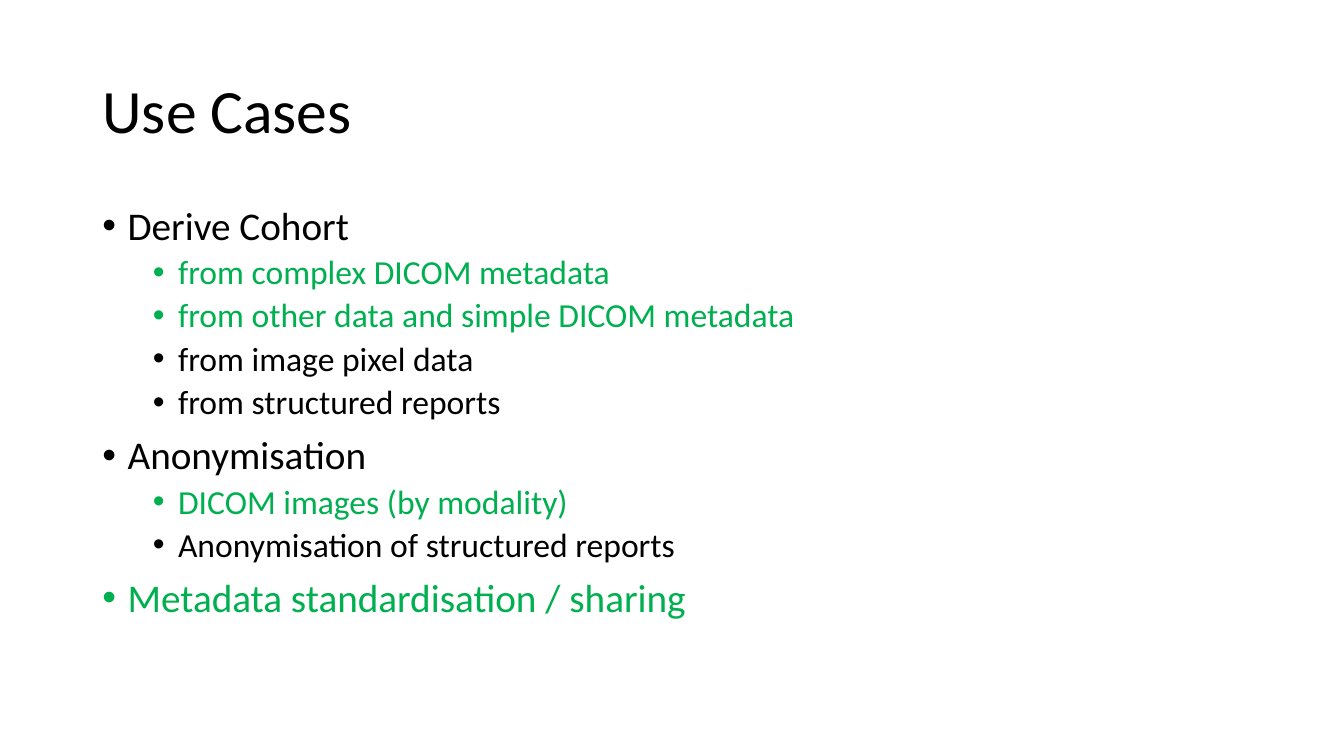
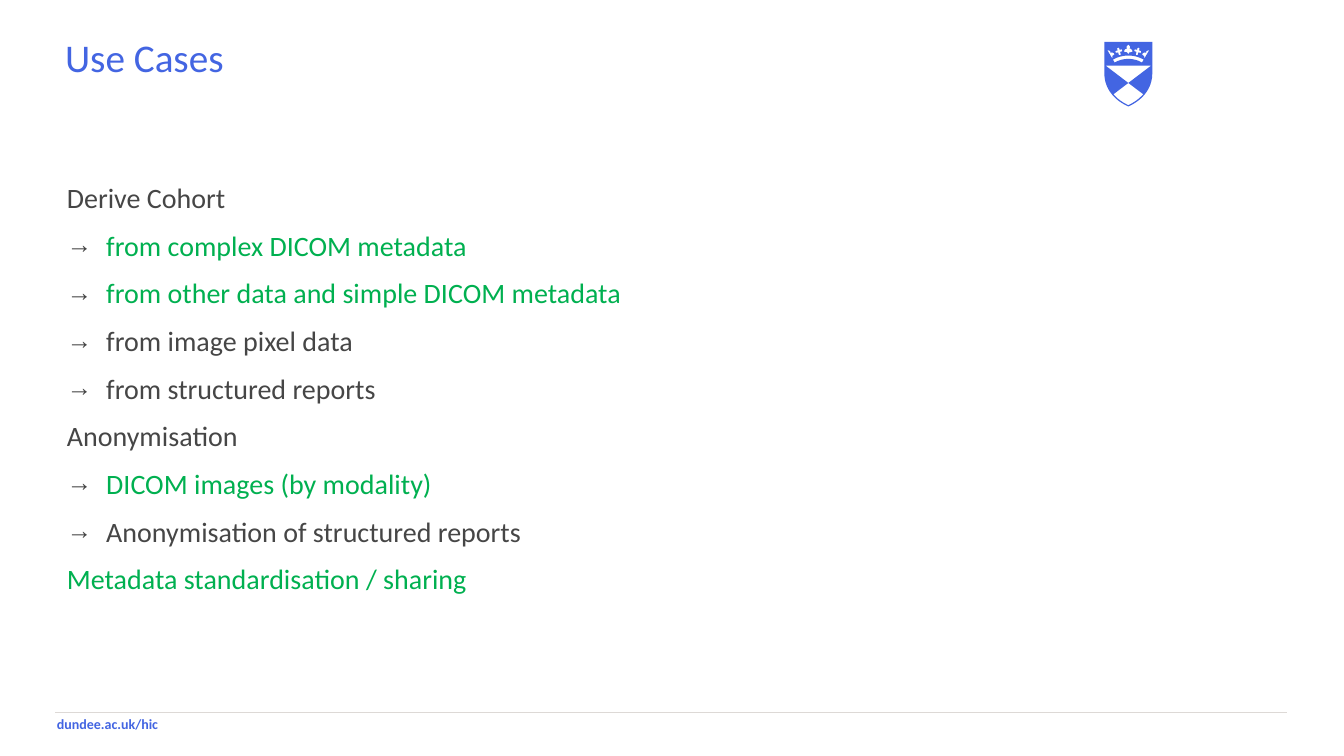
Before and after one commit to SMI/RdmpDicom, a slide deck: slide 6 of Documentation/RdmpDicomPresentation.pptx. Drawn at 1344x756 pixels with LibreOffice and Linux fonts; fonts in the diff are those of the drawing; background and template pictures are left out. Boxes give left, top, right and bottom in pixels: in the first picture for what was removed or moved away, otherwise in the second. Text is boxed around its words. In the diff, an @@ line names an element or a change of style, - is before the commit and + after.

Commit message:
HDR-317 Changed to HIC theme and added class diagrams / future goals

```diff
--- a/Documentation/RdmpDicomPresentation.pptx
+++ b/Documentation/RdmpDicomPresentation.pptx
@@ title "Use Cases": place and size @@
-title "Use Cases" at [102, 93, 352, 134]
+title "Use Cases" at [65, 46, 224, 73]
@@ title "Use Cases" at [65, 46, 224, 73]: size 44 to 28 pt, text colour #000000 to #4365E2; line spacing 0.9 to 0.8; vertical alignment middle to top @@
@@ freeform shape added at [1105, 42, 1153, 107], fill #4365E2 @@
@@ text "Derive Cohort": place and size @@
-text "Derive Cohort" at [128, 212, 795, 619]
+text "Derive Cohort" at [67, 188, 621, 594]
@@ text "Derive Cohort" at [67, 188, 621, 594]: size 28 to 20 pt in "Derive Cohort", "Anonymisation", "Metadata standardisation / sharing"; text colour #000000 to #464646 in "Derive Cohort", "from image pixel data", "from structured reports", "Anonymisation" and 1 more places; size 24 to 20 pt in "from complex DICOM metadata", "from other data and simple DICOM metadata", "from image pixel data", "from structured reports" and 2 more places; bullet • to none; line spacing 0.9 to 1; bullet • to →; more space between paragraphs @@
@@ line added from (55, 713) to (1288, 713), #DDD9D6 0.25 pt @@
@@ text added at [57, 719, 158, 730], 10 pt, text #4365E2, bold @@
+dundee.ac.uk/hic
```
Also in this commit, not shown: 6 other slides changed, 5 slides added.
